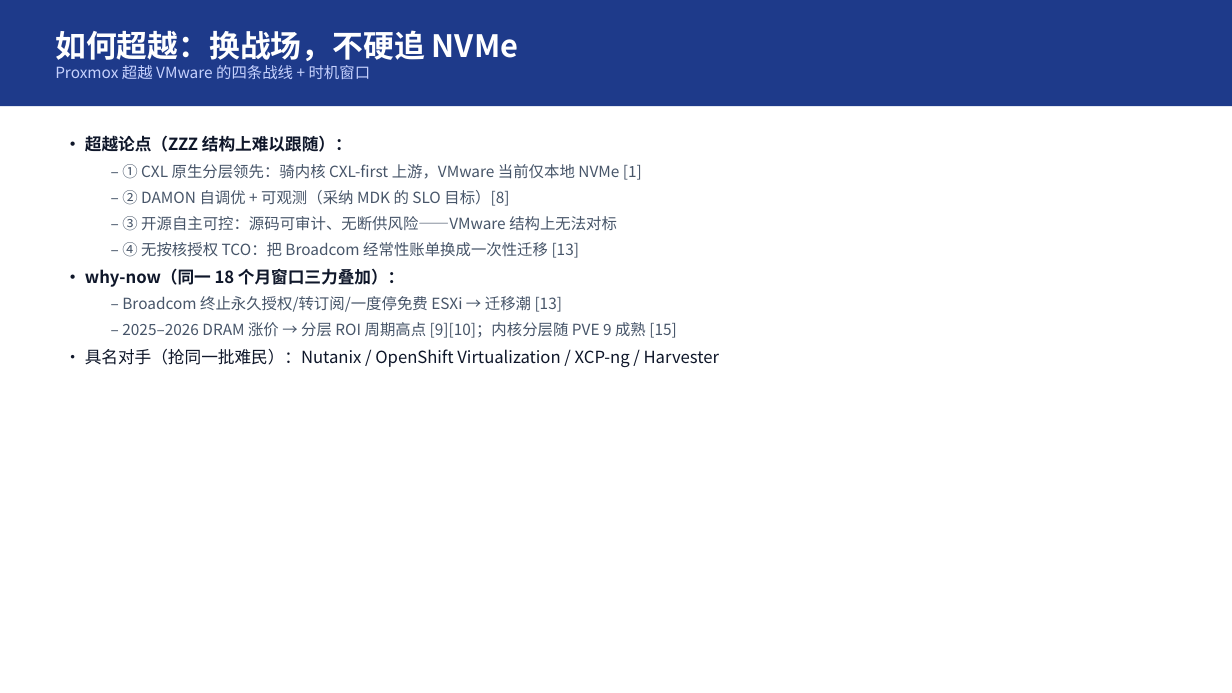
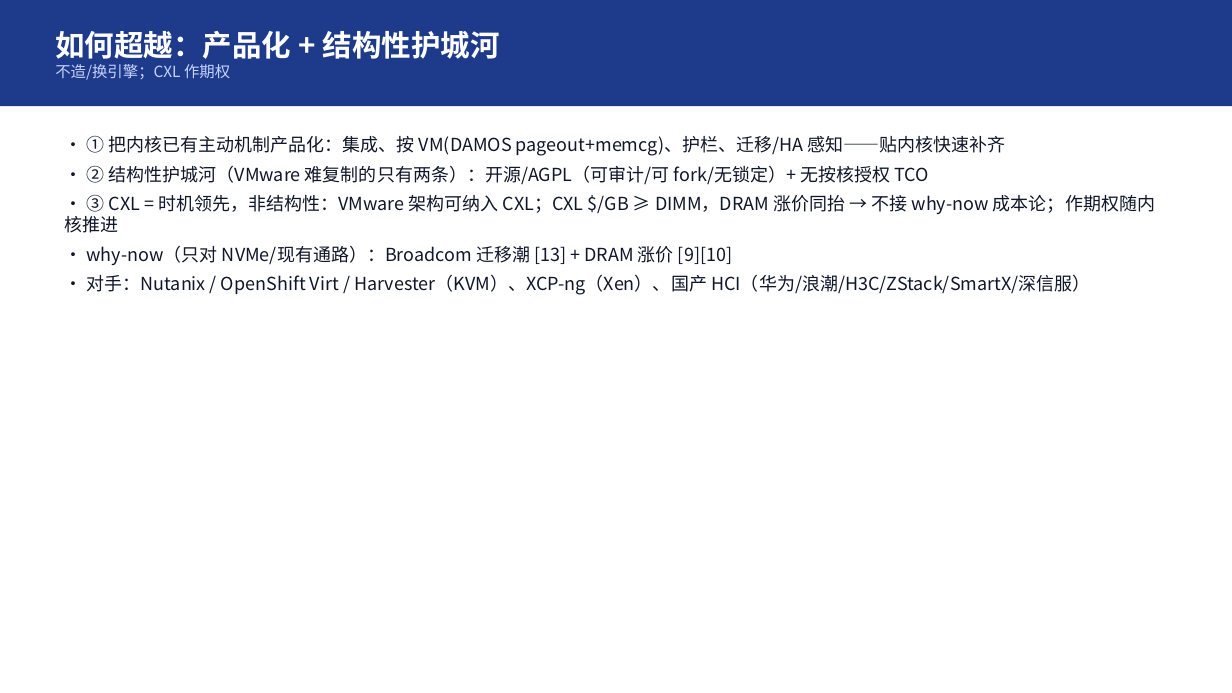
Before and after one commit to turtacn/storm, a slide deck: slide 9 of docs/harness-sop/examples/memory-tiring-p2v/mt-v1.pptx. Drawn at 1232x693 pixels with LibreOffice and Linux fonts; fonts in the diff are those of the drawing. Boxes give left, top, right and bottom in pixels: in the first picture for what was removed or moved away, otherwise in the second. Text is boxed around its words. In the diff, an @@ line names an element or a change of style, - is before the commit and + after.

```diff
--- a/docs/harness-sop/examples/memory-tiring-p2v/mt-v1.pptx
+++ b/docs/harness-sop/examples/memory-tiring-p2v/mt-v1.pptx
@@ text at box(55, 31, 500, 80): text changed; size 12 to 23 pt; text colour #C7D2FE to #FFFFFF; bold on @@
-如何超越：换战场，不硬追 NVMe
-Proxmox 超越 VMware 的四条战线 + 时机窗口
+如何超越：产品化 + 结构性护城河
+不造/换引擎；CXL 作期权
@@ text at box(64, 136, 1155, 295): text changed; size 12 to 14 pt; text colour #475569 to #0F172A @@
-• 超越论点（ZZZ 结构上难以跟随）：
-  – ① CXL 原生分层领先：骑内核 CXL-first 上游，VMware 当前仅本地 NVMe [1]
-  – ② DAMON 自调优 + 可观测（采纳 MDK 的 SLO 目标）[8]
-  – ③ 开源自主可控：源码可审计、无断供风险——VMware 结构上无法对标
-  – ④ 无按核授权 TCO：把 Broadcom 经常性账单换成一次性迁移 [13]
-• why-now（同一 18 个月窗口三力叠加）：
-  – Broadcom 终止永久授权/转订阅/一度停免费 ESXi → 迁移潮 [13]
-  – 2025–2026 DRAM 涨价 → 分层 ROI 周期高点 [9][10]；内核分层随 PVE 9 成熟 [15]
-• 具名对手（抢同一批难民）：Nutanix / OpenShift Virtualization / XCP-ng / Harvester
+• ① 把内核已有主动机制产品化：集成、按 VM(DAMOS pageout+memcg)、护栏、迁移/HA 感知——贴内核快速补齐
+• ② 结构性护城河（VMware 难复制的只有两条）：开源/AGPL（可审计/可 fork/无锁定）+ 无按核授权 TCO
+• ③ CXL = 时机领先，非结构性：VMware 架构可纳入 CXL；CXL $/GB ≥ DIMM，DRAM 涨价同抬 → 不接 why-now 成本论；作期权随内核推进
+• why-now（只对 NVMe/现有通路）：Broadcom 迁移潮 [13] + DRAM 涨价 [9][10]
+• 对手：Nutanix / OpenShift Virt / Harvester（KVM）、XCP-ng（Xen）、国产 HCI（华为/浪潮/H3C/ZStack/SmartX/深信服）
```
Also in this commit, not shown: 15 other slides changed, 10 other files.
